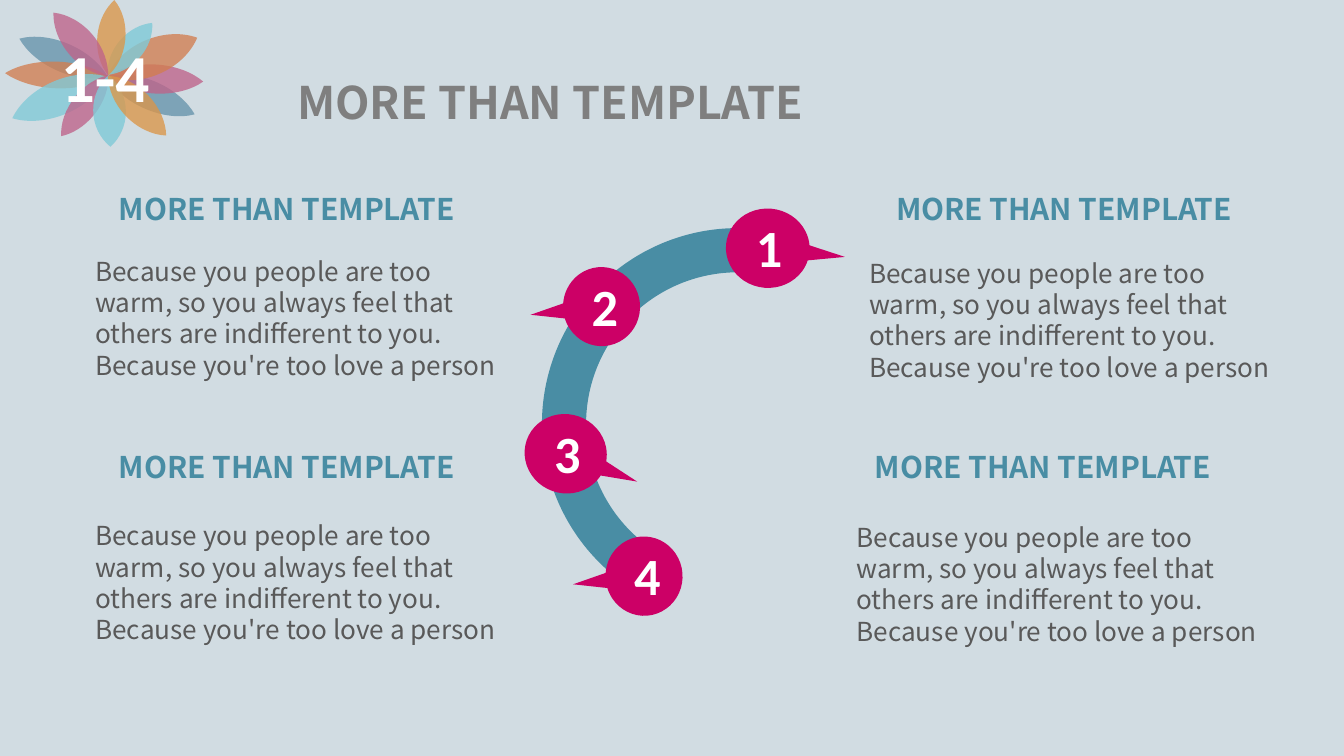
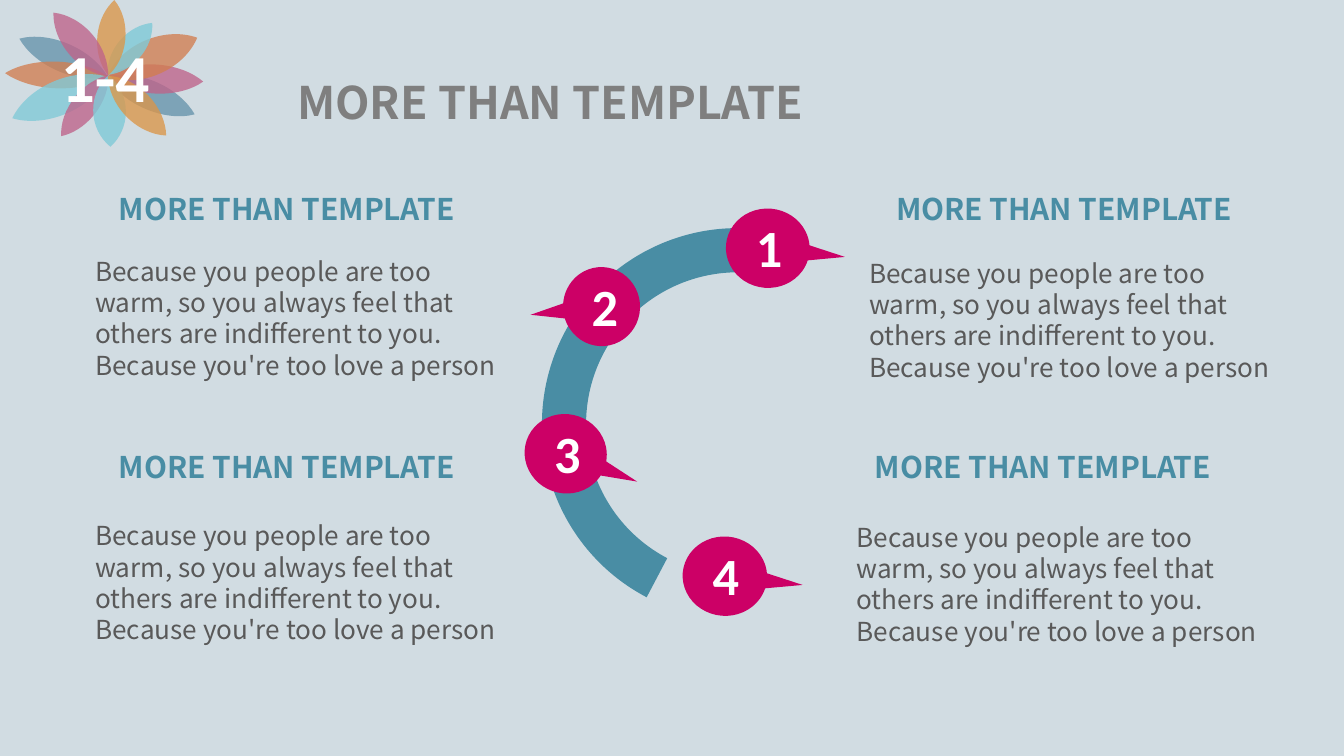
Before and after one commit to XiaoYunZi1001/ACM, a slide deck: slide 19 of presentation/1-9.ppt (slide 12 before the commit). Drawn at 1344x756 pixels with LibreOffice and Linux fonts; fonts in the diff are those of the drawing. Boxes give left, top, right and bottom in pixels: in the first picture for what was removed or moved away, otherwise in the second. Text is boxed around its words. In the diff, an @@ line names an element or a change of style, - is before the commit and + after.

```diff
--- a/presentation/1-9.ppt
+++ b/presentation/1-9.ppt
@@ speech bubble at [680,533,771,619]: mirrored; rotation 85 to 274 degrees @@
@@ text "4": place and size @@
-text "4" at [634,561,660,595]
+text "4" at [713,561,739,595]
```
Also in this commit, not shown: 5 other slides changed, 5 slides added, 1 other file.
